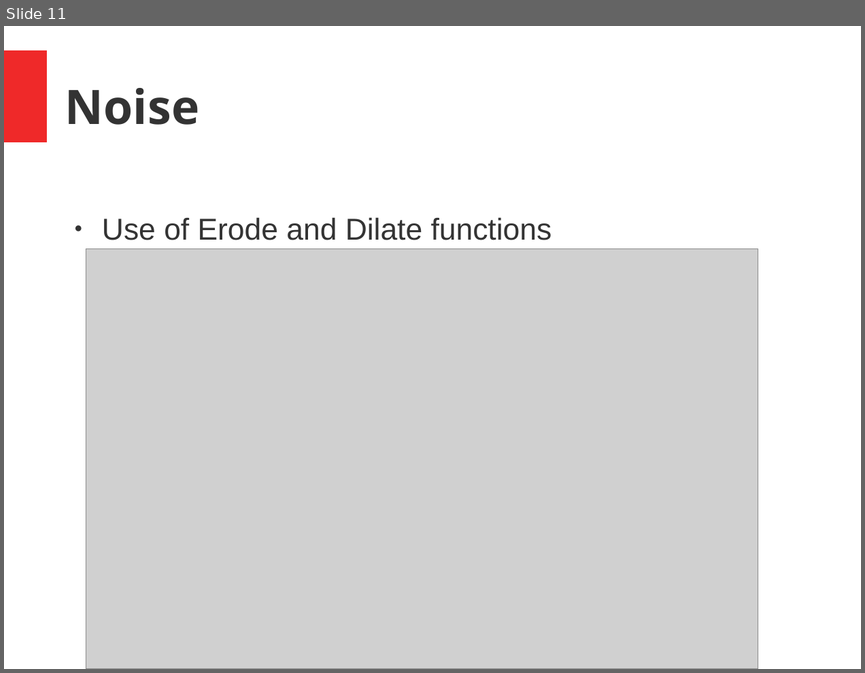
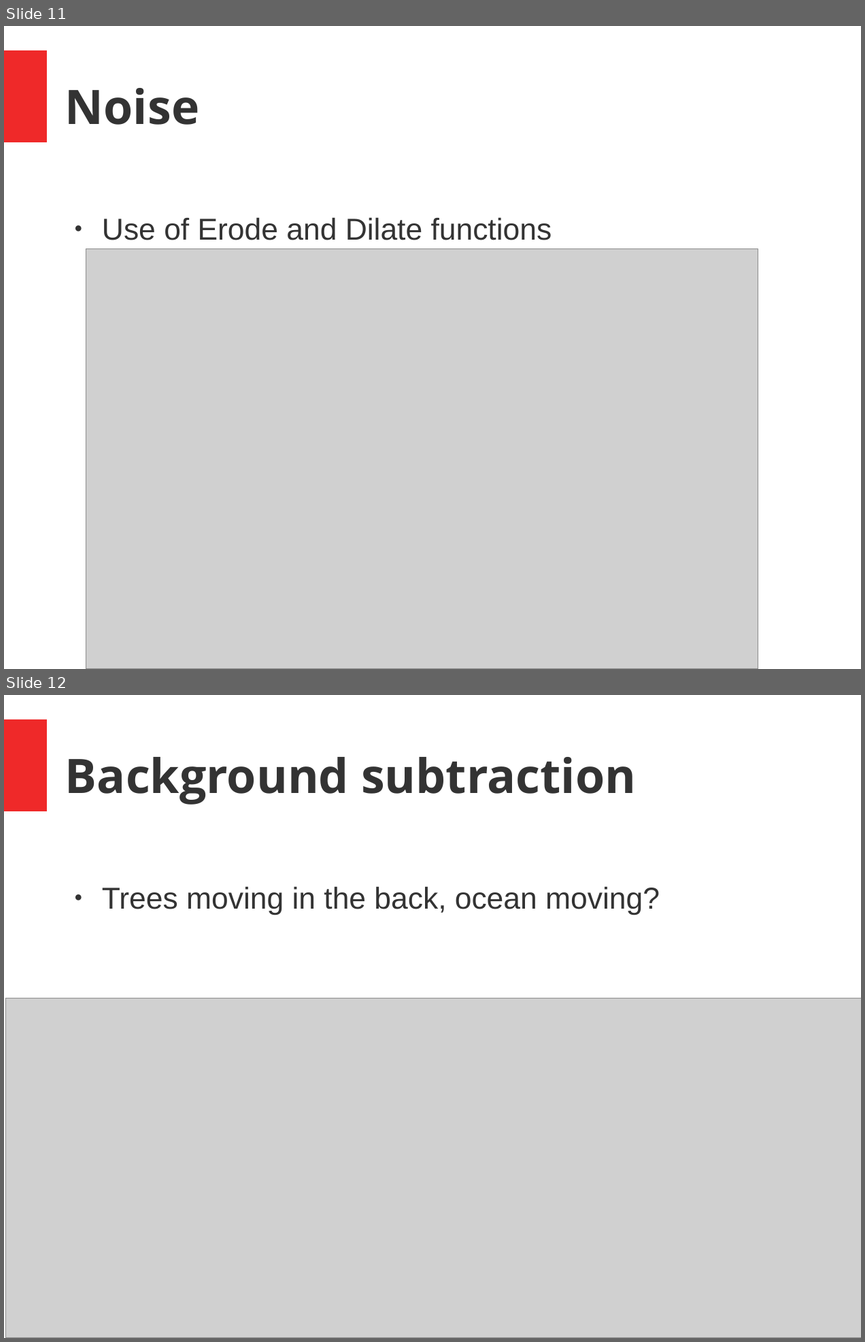
Before and after one commit to joseph-allen/MinsharaMask, a slide deck: SeminarJosephAllen.odp. Shown one above the other, each under a label of ours: slide 11 before the commit, slides 11 and 12 after it. The pictures are 865x673 and 865x1342 pixels, drawn with LibreOffice and Linux fonts; fonts in the diff are those of the drawing; grey boxes stand for pictures. Boxes give left, top, right and bottom in pixels: in the first picture for what was removed or moved away, otherwise in the second. Text is boxed around its words. In the diff, an @@ line names an element or a change of style, - is before the commit and + after.

```diff
--- a/SeminarJosephAllen.odp
+++ b/SeminarJosephAllen.odp
@@ slide 12 added at (4, 695, 861, 1338), background #FFFFFF; not listed: 1 template element that a slide beside it also shows @@
@@ title added at (65, 757, 636, 804), 44 pt, text #333333, bold @@
+Background subtraction
@@ text added at (102, 886, 660, 915), 28 pt, text #333333 @@
+● Trees moving in the back, ocean moving?
@@ picture added at (5, 998, 861, 1338) @@
```
Also in this commit, not shown: 6 other slides added.
